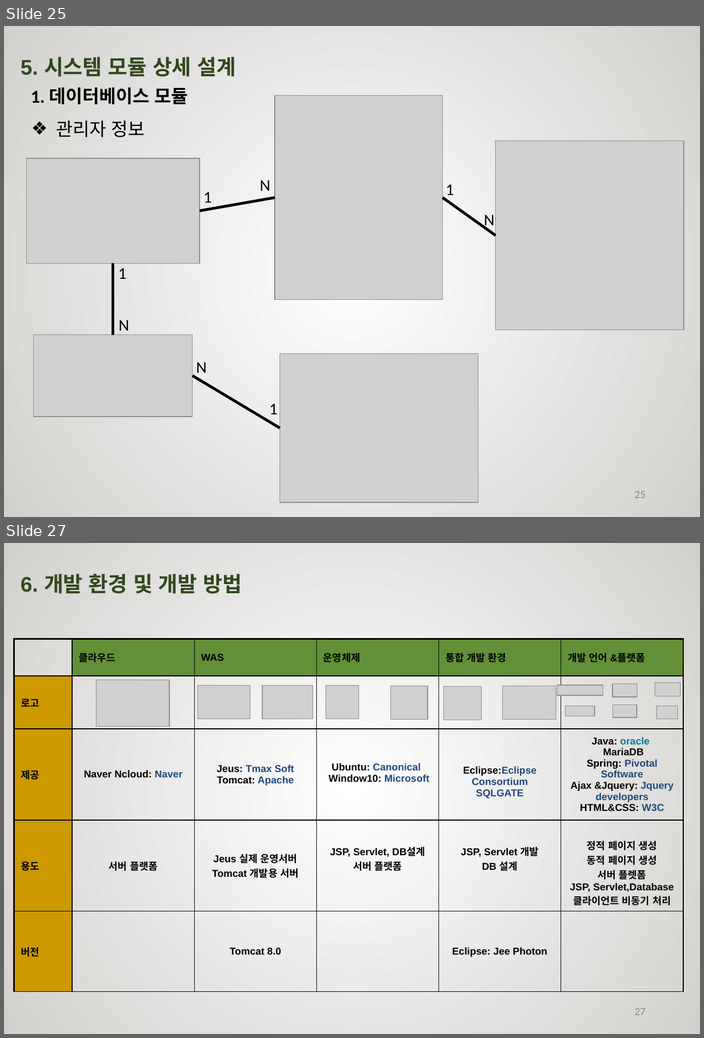
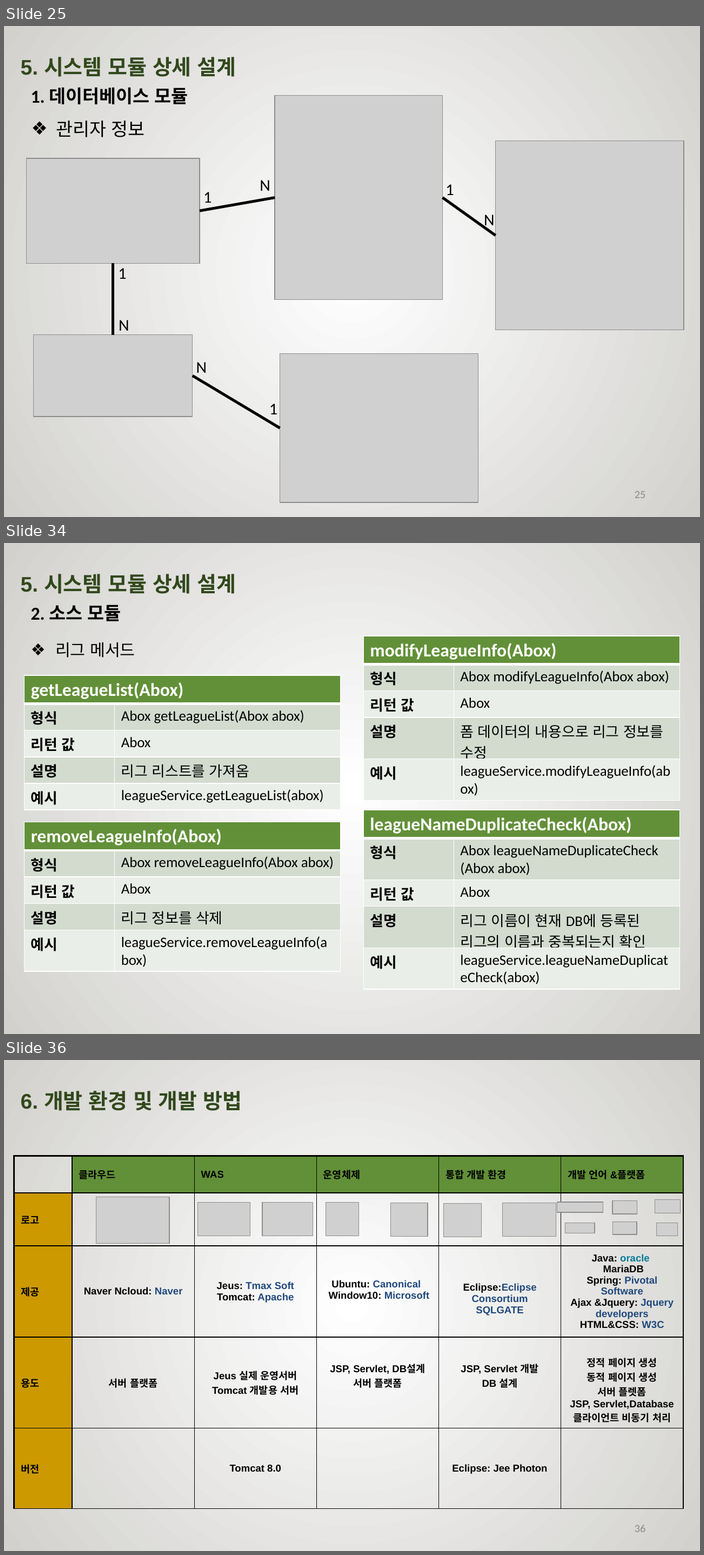
Before and after one commit to rimbong/Webengers, a slide deck: resources/졸작설계서.pptx. Shown one above the other, each under a label of ours: slides 25 and 27 before the commit, slides 25, 34 and 36 after it; the slides between them are not shown. The pictures are 704x1038 and 704x1555 pixels, drawn with LibreOffice and Linux fonts; fonts in the diff are those of the drawing; grey boxes stand for pictures; background and template pictures are left out. Boxes give left, top, right and bottom in pixels: in the first picture for what was removed or moved away, otherwise in the second. Text is boxed around its words. In the diff, an @@ line names an element or a change of style, - is before the commit and + after.

```diff
--- a/resources/졸작설계서.pptx
+++ b/resources/졸작설계서.pptx
@@ slide 34 added at box(4, 543, 700, 1034), background picture (left out) @@
@@ text added at box(21, 574, 236, 594), 40 pt, text #31481C, bold @@
+5. 시스템 모듈 상세 설계
@@ text added at box(31, 605, 121, 621), 20 pt, text #000000, bold @@
+2. 소스 모듈
@@ table added at box(363, 636, 679, 836), 5 rows, 2 columns @@
+modifyLeagueInfo(Abox) | 
+형식 | Abox modifyLeagueInfo(Abox abox)
+리턴 값 | Abox
+설명 | 폼 데이터의 내용으로 리그 정보를 수정
+예시 | leagueService.modifyLeagueInfo(abox)
@@ text added at box(55, 642, 135, 657), 18 pt, text #000000 @@
+❖ 리그 메서드
@@ table added at box(25, 675, 340, 810), 5 rows, 2 columns @@
+getLeagueList(Abox) | 
+형식 | Abox getLeagueList(Abox abox)
+리턴 값 | Abox
+설명 | 리그 리스트를 가져옴
+예시 | leagueService.getLeagueList(abox)
@@ table added at box(363, 810, 679, 989), 5 rows, 2 columns @@
+leagueNameDuplicateCheck(Abox) | 
+형식 | Abox leagueNameDuplicateCheck (Abox abox)
+리턴 값 | Abox
+설명 | 리그 이름이 현재 DB에 등록된 리그의 이름과 중복되는지 확인
+예시 | leagueService.leagueNameDuplicateCheck(abox)
@@ table added at box(25, 822, 340, 971), 5 rows, 2 columns @@
+removeLeagueInfo(Abox) | 
+형식 | Abox removeLeagueInfo(Abox abox)
+리턴 값 | Abox
+설명 | 리그 정보를 삭제
+예시 | leagueService.removeLeagueInfo(abox)
@@ what was slide 27 is now slide 36 @@
@@ page number at box(634, 1524, 645, 1532): text changed @@
-27
+36
```
Also in this commit, not shown: 1 slide changed, 8 other slides added.
